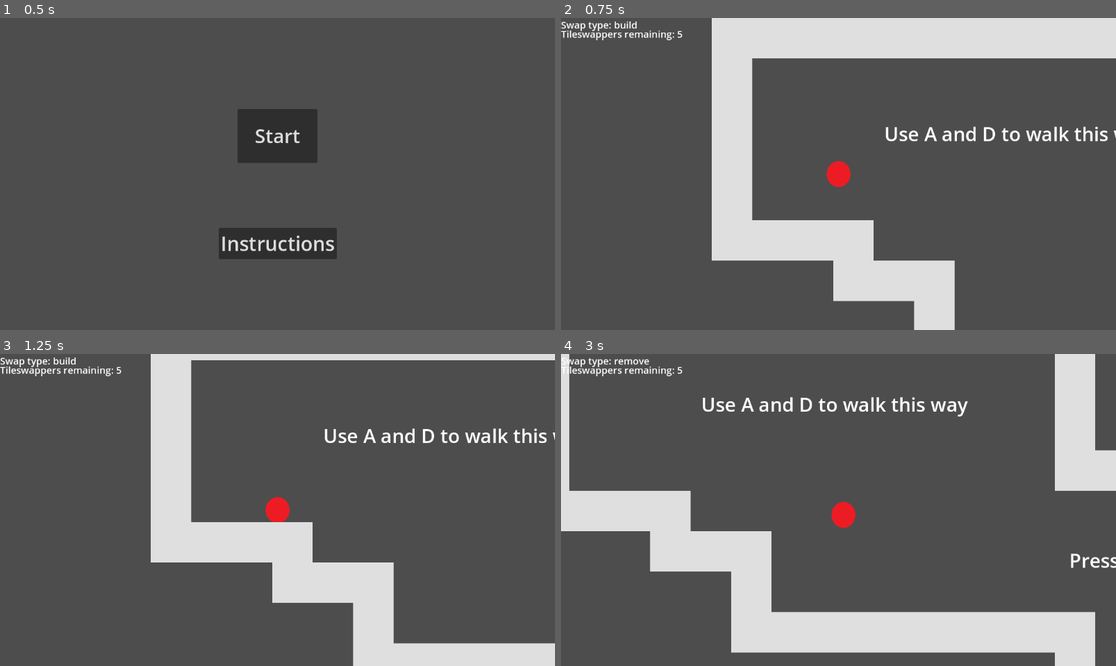
Above: before the commit, frames 1-4 (two rows, left to right).
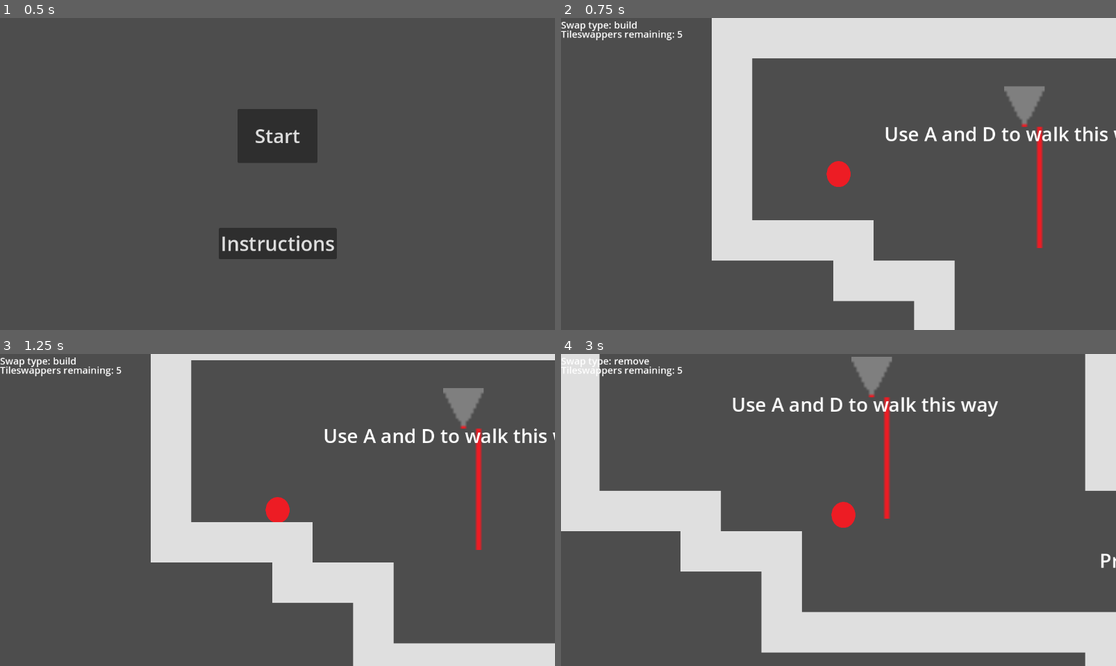
Above: after the commit, the same moments.

Repository: SomeFamousPerson/major-project
Game: Godot game, scene res://main.tscn
Two runs of this game, one before a commit and one after it. Both use one fixed random seed, a clock stepped at 60 frames per second and the inputs below.
Inputs (mouse positions are in pixels of both pictures, inside the frame that each line leads up to):
- Up to frame 1 (0.5 s): no input
- Up to frame 2 (0.75 s): click "Start" at 0.5 s
- Up to frame 3 (1.25 s): no input
- Up to frame 4 (3 s): tap Space (jump) at 1.25, 1.52, 2, 2.27, 2.75 s; move the mouse to (960, 494) at 1.27 s; hold D (right) 1.28-2.78 s; click (960, 494) at 1.35 s; move the mouse to (727, 525) at 2.02 s; tap G (swap type) at 2.1 s; move the mouse to (894, 441) at 2.77 s; hold A (left) from 2.78 s (still down); click (894, 441) at 2.85 s

Frame 1 is identical in both runs. In frame 2, 1.0% of the frame differs, in the area x 79-88%, y 21-74%; in frame 3, 1.0%; in frame 4, 14%, in the area x 1-100%, y 0-100%.

Commit message:
identified a problem but couldnt solve it
reason lasers dont work is in line 20 (			cell = Vector2i(position-Vector2((i+1)*14,0))/world.tile_set.tile_size/Vector2i(world.scale)
), which is not changing for every iteration of i for some reason

Diff:
--- a/laser_shooter.gd
+++ b/laser_shooter.gd
@@ -2,32 +2,33 @@
 var world
 var laser = preload("res://laser.tscn")
 var RANGE = 4
-
+var cell
 
 func _physics_process(delta):
 
-	#var children = $laserbeams.get_children()
-	##print(children)
-	#for c in children:
+	var children = $laserbeams.get_children()
+	#print(children)
+	for c in children:
 		#print("children: ",c)
-		#$laserbeams.remove_child(c)
+		c.queue_free()
 		#self.queue_free()
 
-	if Global.level == 0:
-		world =  %TileMap
-		#gets the tilemap grid position of the square the laser shooter is in
-		for i in RANGE-1:
-			var cell = Vector2i(position-Vector2((i+1)*14,0))/world.tile_set.tile_size/Vector2i(world.scale)
+
+	world =  %TileMap
+	#gets the tilemap grid position of the square the laser shooter is in
+	for i in RANGE-1:
+			cell = Vector2i(position-Vector2((i+1)*14,0))/world.tile_set.tile_size/Vector2i(world.scale)
+#			print(cell)
 			var atlas = Vector2i(world.get_cell_atlas_coords(0, cell))
-			if atlas == Vector2i(-1,-1):
+			#print(atlas)
+			if atlas != Vector2i(0,4):
 				var new_laser = laser.instantiate()
 				new_laser.position = cell+Vector2i(-1,(i+1)*16)
-				add_child(new_laser)
+				$laserbeams.add_child(new_laser)
+			else:
+				print("no child")
 
 				#var new_node2d = Node2D.new()
 				#add_child(new_node2d)
 				#new_node2d.name = "laserbeams"
 				#$laserbeams.add_child(new_laser)
-
-			else:
-				print("abcdddd")
--- a/levels/level_1.tscn
+++ b/levels/level_1.tscn
@@ -6,6 +6,7 @@
 [ext_resource type="PackedScene" uid="uid://yw1d3y0gt707" path="res://flag.tscn" id="5_5s5ny"]
 [ext_resource type="PackedScene" uid="uid://bucmbqkxdvbi2" path="res://death.tscn" id="5_gt5wd"]
 [ext_resource type="Texture2D" uid="uid://c4cwlatq03io3" path="res://assets/arrow.png" id="6_mt633"]
+[ext_resource type="PackedScene" uid="uid://bs04mm0fa6edf" path="res://laser_shooter.tscn" id="7_ipk4q"]
 
 [sub_resource type="TileSetAtlasSource" id="TileSetAtlasSource_7ouhf"]
 texture = ExtResource("1_tqte0")
@@ -159,3 +160,6 @@
 [node name="death3" parent="." instance=ExtResource("5_gt5wd")]
 position = Vector2(3829, 1890)
 scale = Vector2(94.3755, 0.714538)
+
+[node name="laser_shooter" parent="." instance=ExtResource("7_ipk4q")]
+position = Vector2(649, 16)
Not shown: 1 places in levels/level_1.tscn that only renumber resources
